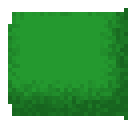
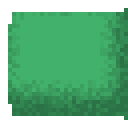
Before/after of a 128px x 128px layered artwork. What changed in the layer stack:
painted on "platform" over [left=8, top=8, right=128, bottom=120]
